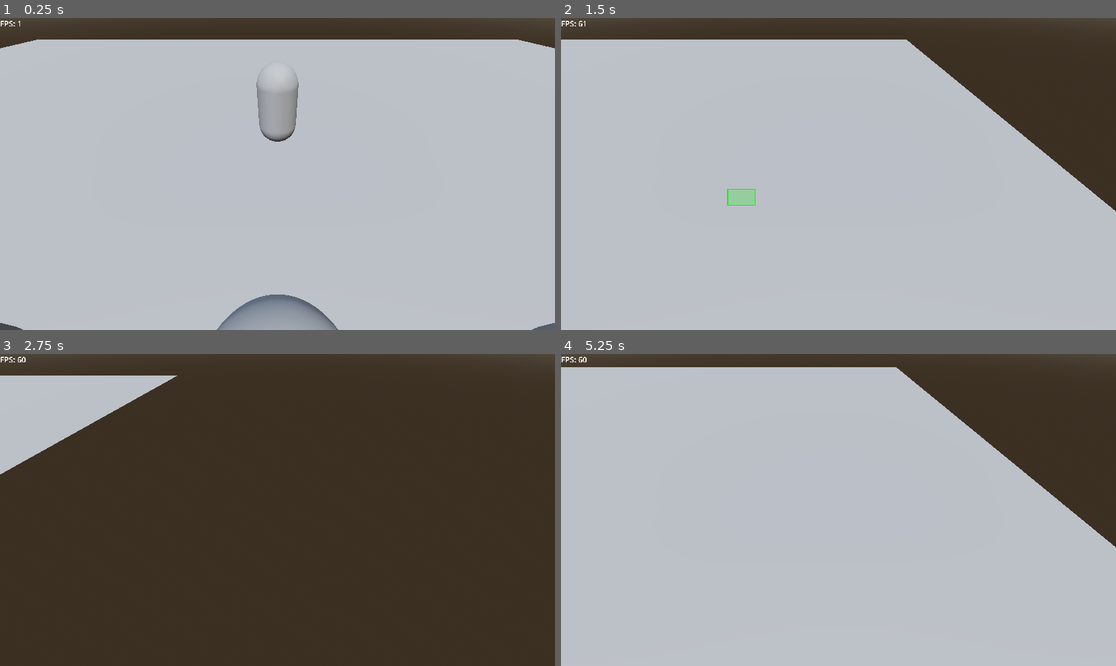
Above: before the commit, frames 1-4 (two rows, left to right).
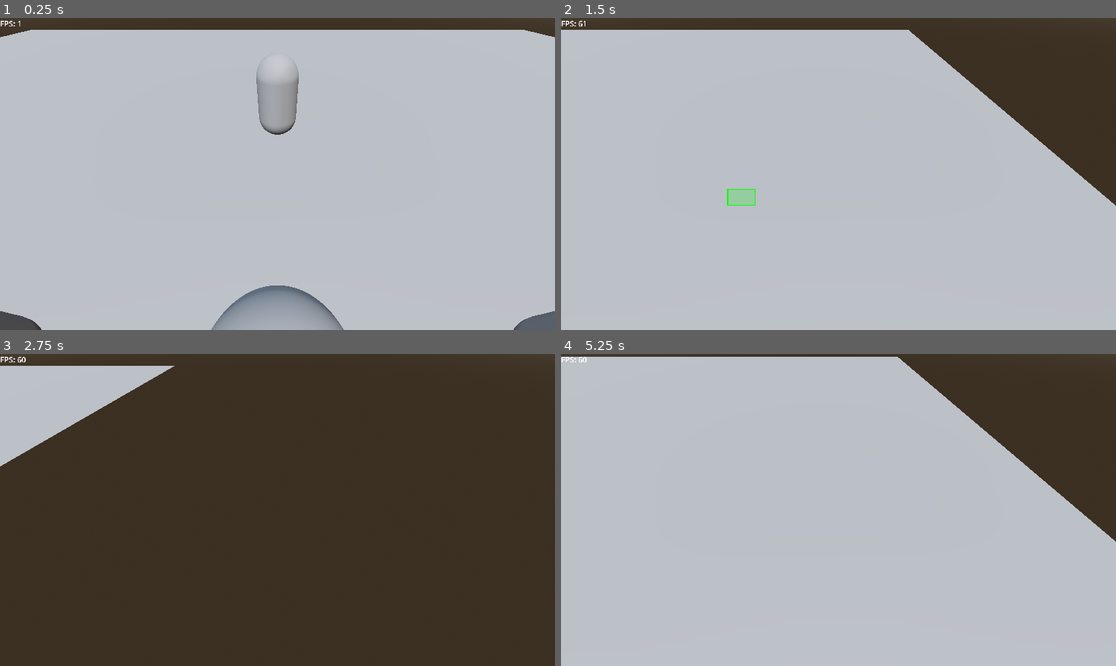
Above: after the commit, the same moments.

Repository: SendHelp001/character-arena-godot
Game: Godot game, scene res://World.tscn
Two runs of this game, one before a commit and one after it. Both use one fixed random seed, a clock stepped at 60 frames per second and the inputs below.
Inputs (mouse positions are in pixels of both pictures, inside the frame that each line leads up to):
- Up to frame 1 (0.25 s): no input
- Up to frame 2 (1.5 s): tap Enter at 0.5 s; move the mouse to (960, 158) at 0.52 s; hold Right (ui_right) 0.53-1.25 s; hold Shift 0.53-1.25 s; click (960, 158) at 0.67 s; drag from (727, 189) to (810, 236) at 1.27 s
- Up to frame 3 (2.75 s): move the mouse to (333, 441) at 2.02 s; hold Right (ui_right) from 2.03 s (still down); hold Shift from 2.03 s (still down); click (333, 441) at 2.17 s
- Up to frame 4 (5.25 s): release Right (ui_right) at 2.75 s; release Shift at 2.75 s; drag from (810, 572) to (672, 463) at 2.77 s; move the mouse to (1005, 556) at 3.52 s; hold Left (ui_left) 3.53-4.25 s; hold Shift 3.53-4.25 s; click (1005, 556) at 3.67 s; drag from (672, 463) to (755, 432) at 4.27 s; move the mouse to (866, 510) at 5.02 s; hold Down (ui_down) from 5.03 s (still down); hold Shift from 5.03 s (still down); click (866, 510) at 5.17 s

The runs differ from the first frame. In frame 1, 5.1% of the frame differs, in the area x 0-100%, y 3-100%; in frame 2, 3.0%; in frame 3, 1.9%; in frame 4, 3.1%.

Commit message:
feat: Implement Unit entity with a dedicated UI component and a new selection controller.

Diff:
--- a/Scenes/Components/UnitUI.gd
+++ b/Scenes/Components/UnitUI.gd
@@ -1,33 +1,72 @@
 extends Node
 class_name UnitUI
 
-# ------------------------------
+# -------------------------------------------------------------------
+# CONSTANTS — Team Colors (adjust as you like)
+# -------------------------------------------------------------------
+const TEAM_COLORS := {
+	0: Color(0.2, 0.8, 1.0),   # Player Team - Cyan
+	1: Color(1.0, 0.3, 0.3),   # Enemy Team  - Red
+	2: Color(1.0, 1.0, 1.0),   # Neutral     - White
+}
+
+# -------------------------------------------------------------------
 # References
-# ------------------------------
-var stats  # Stats type
-var stats_label  # Label3D type
+# -------------------------------------------------------------------
+var stats              # Stats component
+var stats_label        # Label3D (floating HP text)
+var team_id: int = 0
 
-# ------------------------------
+# Cached (for optimization)
+var team_color := Color.WHITE
+
+# -------------------------------------------------------------------
 # Initialization
-# ------------------------------
-func setup(p_stats, p_label):
+# -------------------------------------------------------------------
+func setup(p_stats, p_label: Label3D, p_team_id: int):
 	stats = p_stats
 	stats_label = p_label
+	team_id = p_team_id
 
-# ------------------------------
-# Display Updates
-# ------------------------------
+	team_color = TEAM_COLORS.get(team_id, Color.WHITE)
+
+	if stats_label:
+		stats_label.modulate = team_color
+		stats_label.visible = true   # hidden until selected or hovered
+
+	update_display() # initialize UI immediately
+
+# -------------------------------------------------------------------
+# UI Updating
+# -------------------------------------------------------------------
 func update_display():
 	if not stats or not stats.stat_data or not stats_label:
 		return
 
+	stats_label.text = _build_stats_text()
+
+func _build_stats_text() -> String:
 	var unit_name = stats.stat_data.name if stats.stat_data.name else "Unit"
-	stats_label.text = "%s\nHP: %d/%d\nMP: %d/%d" % [
+
+	return "%s\nHP: %d/%d\nMP: %d/%d" % [
 		unit_name,
 		stats.current_hp, stats.stat_data.max_hp,
 		int(stats.current_mana), stats.stat_data.mana
 	]
 
+
+# -------------------------------------------------------------------
+# Visibility Control
+# -------------------------------------------------------------------
 func set_label_visible(visible: bool):
 	if stats_label:
 		stats_label.visible = visible
+
+# -------------------------------------------------------------------
+# Reactions to Damage / Healing
+# -------------------------------------------------------------------
+func on_health_changed():
+	update_display()
+
+func on_mana_changed():
+	update_display()
--- a/Scenes/Unit.gd
+++ b/Scenes/Units/Unit.gd
@@ -50,7 +50,7 @@
 		selection.setup(self, ring)
 
 	if ui:
-		ui.setup(stats, stats_label)
+		ui.setup(stats, stats_label, team_id)
 
 # ------------------------------
 # Physics Process
--- a/Scenes/Unit.tscn
+++ b/Scenes/Units/Unit.tscn
@@ -1,11 +1,14 @@
-[gd_scene load_steps=11 format=3 uid="uid://bse20ws4otdc8"]
+[gd_scene load_steps=12 format=3 uid="uid://bse20ws4otdc8"]
 
-[ext_resource type="Script" uid="uid://beh22loi7o0px" path="res://Scenes/Unit.gd" id="1_qk68r"]
+[ext_resource type="Script" uid="uid://beh22loi7o0px" path="res://Scenes/Units/Unit.gd" id="1_qk68r"]
 [ext_resource type="Resource" uid="uid://b4ati3agu6hl7" path="res://ResourceStats/hero_warrior.tres" id="2_lymsv"]
 [ext_resource type="Script" uid="uid://d3nmhythni8qv" path="res://Scenes/Components/UnitMovement.gd" id="3_ppost"]
 [ext_resource type="Script" uid="uid://bdvhyxnqswdv1" path="res://Scenes/Components/UnitCombat.gd" id="4_20lhf"]
 [ext_resource type="Script" uid="uid://dqg78oxd8p48j" path="res://Scenes/Components/UnitSelection.gd" id="5_uqujc"]
 [ext_resource type="Script" uid="uid://dpak7jdwiossy" path="res://Scenes/Components/UnitUI.gd" id="6_e33bx"]
+
+[sub_resource type="CylinderShape3D" id="CylinderShape3D_separation"]
+radius = 1.2
 
 [sub_resource type="TorusMesh" id="TorusMesh_qk68r"]
 inner_radius = 0.726
@@ -16,10 +19,6 @@
 
 [sub_resource type="CapsuleMesh" id="CapsuleMesh_qk68r"]
 
-[sub_resource type="CylinderShape3D" id="CylinderShape3D_separation"]
-height = 2.0
-radius = 1.2
-
 [sub_resource type="ConvexPolygonShape3D" id="ConvexPolygonShape3D_lymsv"]
 points = PackedVector3Array(-0.12520654, -0.532801, -0.4805069, 0.022783129, 0.4760704, 0.49888408, 0.16971254, 0.55914 …(1084 unchanged characters)…
 
@@ -28,19 +27,17 @@
 stats_resource = ExtResource("2_lymsv")
 
 [node name="NavigationAgent3D" type="NavigationAgent3D" parent="."]
-avoidance_enabled = false
 debug_enabled = true
 
 [node name="SeparationArea" type="Area3D" parent="."]
 collision_layer = 0
-collision_mask = 1
 monitorable = false
 
 [node name="CollisionShape3D" type="CollisionShape3D" parent="SeparationArea"]
 shape = SubResource("CylinderShape3D_separation")
 
 [node name="SelectionRing" type="MeshInstance3D" parent="."]
-transform = Transform3D(1, 0, 0, 0, 1, 0, 0, 0, 1, 0, -0.73252505, 0)
+transform = Transform3D(1, 0, 0, 0, 1, 0, 0, 0, 1, 0, -0.8779901, 0)
 mesh = SubResource("TorusMesh_qk68r")
 surface_material_override/0 = SubResource("StandardMaterial3D_lymsv")
 
--- a/Scripts/selectionController.gd
+++ b/Scripts/selectionController.gd
@@ -29,7 +29,7 @@
 		var result = get_viewport().get_world_3d().direct_space_state.intersect_ray(ray)
 
 		# Check if shift is held for multi-select
-		var multi_select = Input.is_key_pressed(KEY_SHIFT)
+		var _multi_select = Input.is_key_pressed(KEY_SHIFT)
 
 		if result:
 			var collider = result.collider
--- a/World.tscn
+++ b/World.tscn
@@ -2,7 +2,7 @@
 
 [ext_resource type="Script" uid="uid://cjey2pgieryep" path="res://Scripts/cameraController.gd" id="1_c6gwx"]
 [ext_resource type="Script" uid="uid://dm8w3c4c2u5d4" path="res://Scripts/selectionController.gd" id="2_2dftf"]
-[ext_resource type="PackedScene" uid="uid://bse20ws4otdc8" path="res://Scenes/Unit.tscn" id="3_bcbcq"]
+[ext_resource type="PackedScene" uid="uid://bse20ws4otdc8" path="res://Scenes/Units/Unit.tscn" id="3_bcbcq"]
 [ext_resource type="Script" uid="uid://cio7gctac5qpo" path="res://Scripts/FPSLabel.gd" id="4_fps"]
 [ext_resource type="Resource" path="res://ResourceStats/hero_archer.tres" id="5_archer"]
 [ext_resource type="Resource" path="res://ResourceStats/hero_mage.tres" id="6_mage"]
@@ -52,8 +52,11 @@
 shape = SubResource("BoxShape3D_bcbcq")
 
 [node name="Camera3D" type="Camera3D" parent="."]
-transform = Transform3D(1, 0, 0, 0, 0.73035306, 0.6830698, 0, -0.6830698, 0.73035306, 0, 3.393238, 0)
+transform = Transform3D(1, 0, 0, 0, 0.7071067, 0.7071067, 0, -0.7071067, 0.7071067, 0, 3.393238, 0)
 script = ExtResource("1_c6gwx")
+zoom_speed = 2.0
+min_height = 7.0
+max_height = 25.0
 
 [node name="DirectionalLight3D" type="DirectionalLight3D" parent="."]
 transform = Transform3D(1, 0, 0, 0, 0.54902285, 0.8358074, 0, -0.8358074, 0.54902285, 0, 7.298506, 0)
Renamed: Scenes/Unit.gd.uid -> Scenes/Units/Unit.gd.uid
